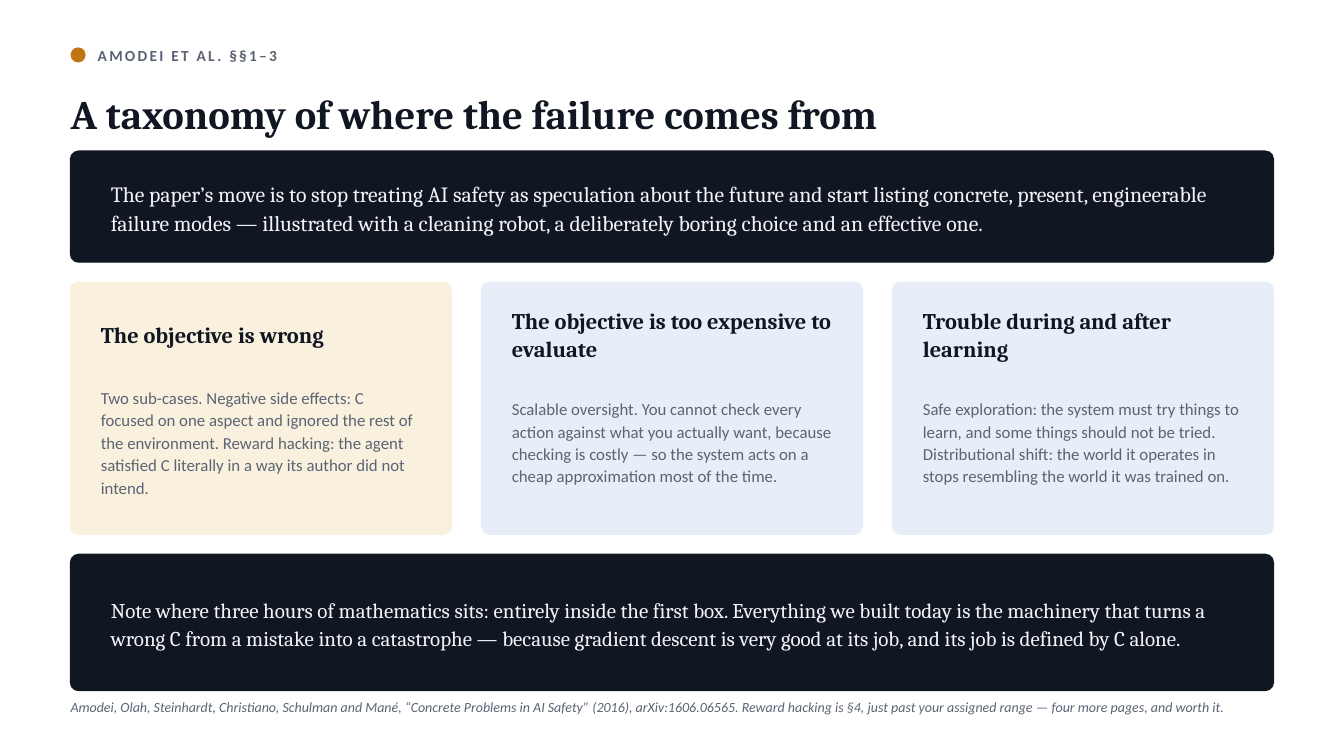
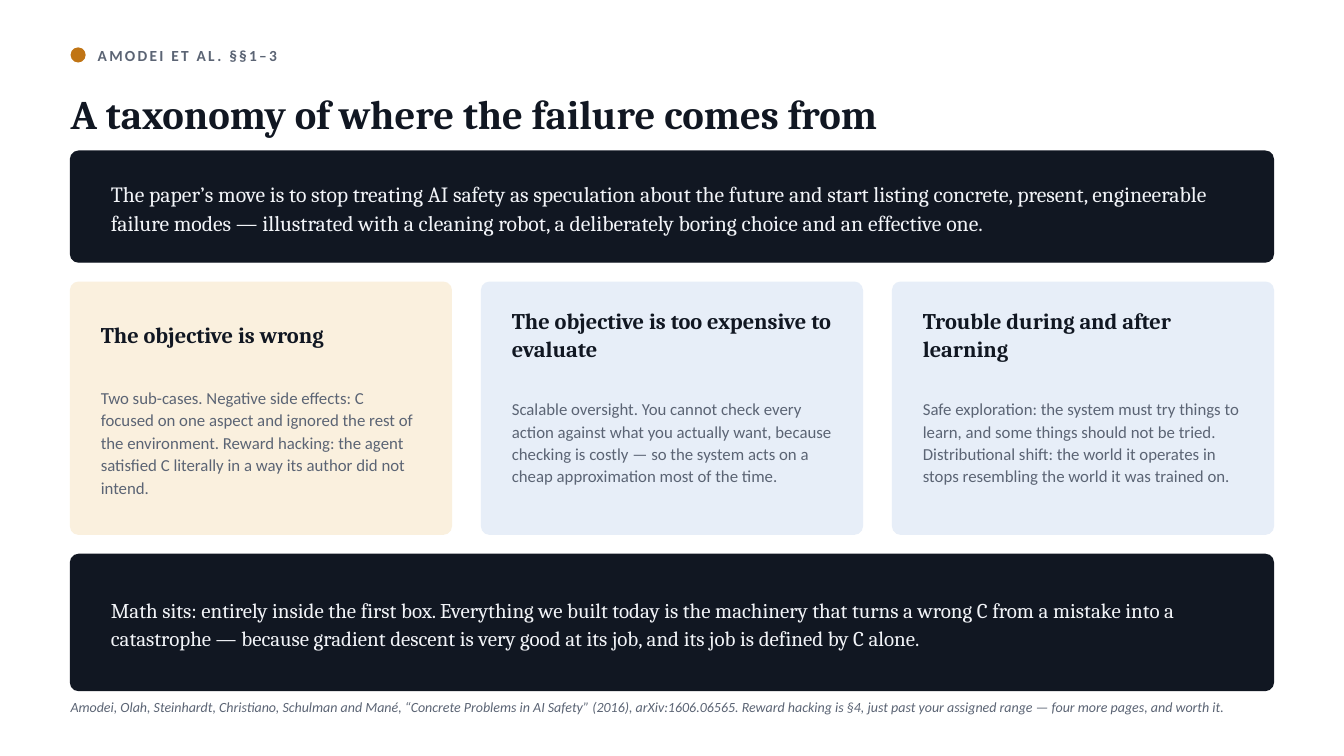
Before and after one commit to lindagaw/lindagaw.github.io, a slide deck: slide 37 of courses/COLL150-Fall26/Slides/Unit 5 - Loss Function Gradient and Descent.pptx. Drawn at 1344x756 pixels with LibreOffice and Linux fonts; fonts in the diff are those of the drawing. Boxes give left, top, right and bottom in pixels: in the first picture for what was removed or moved away, otherwise in the second. Text is boxed around its words. In the diff, an @@ line names an element or a change of style, - is before the commit and + after.

```diff
--- a/courses/COLL150-Fall26/Slides/Unit 5 - Loss Function Gradient and Descent.pptx
+++ b/courses/COLL150-Fall26/Slides/Unit 5 - Loss Function Gradient and Descent.pptx
@@ text at [111, 603, 1174, 651]: text changed @@
-Note where three hours of mathematics sits: entirely inside the first box. Everything we built today is the machinery that turns a wrong C from a mistake into a catastrophe — because gradient descent is very good at its job, and its job is defined by C alone.
+Math sits: entirely inside the first box. Everything we built today is the machinery that turns a wrong C from a mistake into a catastrophe — because gradient descent is very good at its job, and its job is defined by C alone.
```
Also in this commit, not shown: 9 other slides changed, 6 other files.
